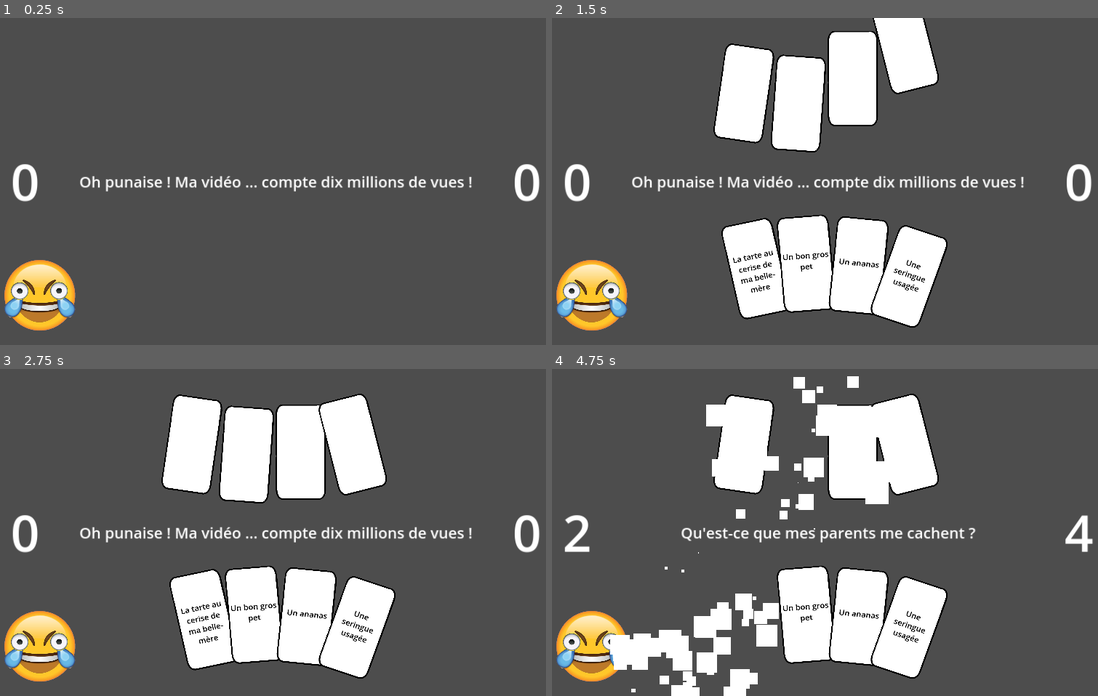
Above: before the commit, frames 1-4 (two rows, left to right).
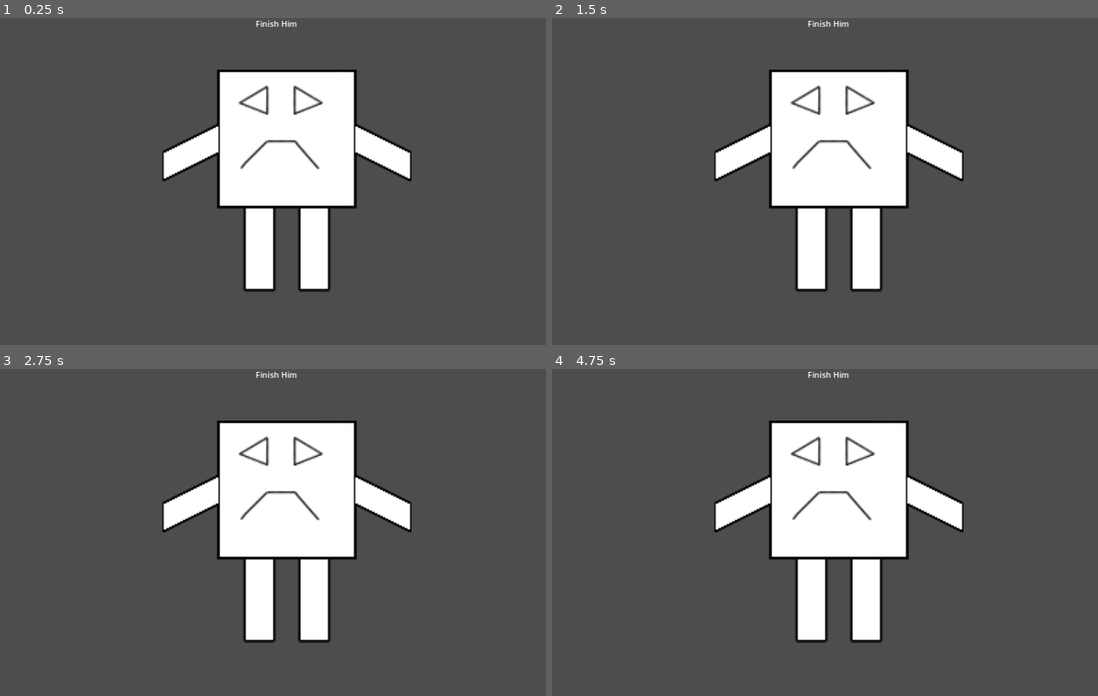
Above: after the commit, the same moments.

Repository: McMaaarty/Crazy-Card-Mania
Game: Godot game, scene res://Scenes/GuillyTime.tscn
Two runs of this game, one before a commit and one after it. Both use one fixed random seed, a clock stepped at 60 frames per second and the inputs below. Before the commit the project starts from res://Scenes/BattleArena.tscn.
Inputs (mouse positions are in pixels of both pictures, inside the frame that each line leads up to):
- Up to frame 1 (0.25 s): no input
- Up to frame 2 (1.5 s): move the mouse to (754, 233) at 0.52 s; hold Right (ui_right) 0.53-1.28 s; move the mouse to (808, 263) at 1.27 s; hold Down (ui_down) from 1.28 s (still down)
- Up to frame 3 (2.75 s): move the mouse to (305, 617) at 2.02 s; release Down (ui_down) at 2.03 s; hold Right (ui_right) from 2.03 s (still down)
- Up to frame 4 (4.75 s): move the mouse to (906, 627) at 2.77 s; release Right (ui_right) at 2.78 s; hold Up (ui_up) 2.78-3.53 s; move the mouse to (1005, 581) at 3.52 s; hold Left (ui_left) 3.53-4.25 s; click (754, 620) at 4.27 s

The runs differ from the first frame. In frame 1, 19% of the frame differs, in the area x 0-99%, y 0-96%; in frame 2, 28%; in frame 3, 25%; in frame 4, 27%.

Commit message:
Creation d'un effet de particule au click sur une zone de MrGuilly et ajout de soundEffect

Diff:
--- a/Scenes/Effects/CardDestroyedEffect.tscn
+++ b/Scenes/Effects/CardDestroyedEffect.tscn
@@ -1,6 +1,6 @@
 [gd_scene load_steps=3 format=3 uid="uid://oymmrumqqek3"]
 
-[ext_resource type="Script" path="res://Scenes/Effects/EffectEnd.gd" id="1_tl8h7"]
+[ext_resource type="Script" path="res://Scripts/Effects/EffectEnd.gd" id="1_rx4hm"]
 
 [sub_resource type="Curve" id="Curve_itveb"]
 max_value = 45.0
@@ -9,7 +9,7 @@
 
 [node name="CardDestroyedEffect" type="Node2D"]
 z_index = 2
-script = ExtResource("1_tl8h7")
+script = ExtResource("1_rx4hm")
 
 [node name="CPUParticles2D" type="CPUParticles2D" parent="."]
 emitting = false
--- a/Scenes/Effects/ConfettiPartyEffect.tscn
+++ b/Scenes/Effects/ConfettiPartyEffect.tscn
@@ -1,6 +1,6 @@
 [gd_scene load_steps=6 format=3 uid="uid://cbn41y2brq4g4"]
 
-[ext_resource type="Script" path="res://Scenes/Effects/EffectEnd.gd" id="1_6admd"]
+[ext_resource type="Script" path="res://Scripts/Effects/EffectEnd.gd" id="1_kfnxj"]
 [ext_resource type="Texture2D" uid="uid://7lkfn8wjotn6" path="res://Assets/Poop.png" id="2_t6o2f"]
 
 [sub_resource type="Curve" id="Curve_yror8"]
@@ -18,7 +18,7 @@
 colors = PackedColorArray(0.701273, 0.330567, 9.62615e-08, 1, 0.54902, 0.388235, 0, 1, 0.3762, 0.418956, 0.187979, 1, 0.236811, 0.17849, 0.116003, 1, 0.787804, 0.583863, 0.153887, 1, 0.615957, 0.27613, 0.1944, 1, 1, 1, 1, 1)
 
 [node name="ConfettiPartyEffect" type="Node2D"]
-script = ExtResource("1_6admd")
+script = ExtResource("1_kfnxj")
 
 [node name="CPUParticles2D" type="CPUParticles2D" parent="."]
 emitting = false
--- /dev/null
+++ b/Scenes/Effects/Explosion.tscn
@@ -0,0 +1,25 @@
+[gd_scene load_steps=3 format=3 uid="uid://dqyb4qtdc4ftm"]
+
+[ext_resource type="Script" path="res://Scripts/Effects/Explosion.gd" id="1_m8tyg"]
+
+[sub_resource type="Curve" id="Curve_xntk8"]
+_data = [Vector2(0, 1), 0.0, 0.0, 0, 0, Vector2(0.989848, 0.389474), 0.0, 0.0, 0, 0]
+point_count = 2
+
+[node name="Explosion" type="Node2D"]
+script = ExtResource("1_m8tyg")
+
+[node name="CPUParticles2D" type="CPUParticles2D" parent="."]
+modulate = Color(0.427451, 0.411765, 0, 1)
+emitting = false
+amount = 60
+lifetime = 0.4
+one_shot = true
+explosiveness = 1.0
+spread = 180.0
+gravity = Vector2(0, 0)
+initial_velocity_min = 50.0
+initial_velocity_max = 150.0
+scale_amount_min = 3.0
+scale_amount_max = 6.0
+scale_amount_curve = SubResource("Curve_xntk8")
--- a/Scenes/Objects/MonsieurGuilly.tscn
+++ b/Scenes/Objects/MonsieurGuilly.tscn
@@ -1,7 +1,8 @@
-[gd_scene load_steps=6 format=3 uid="uid://dlv3jx5bgj4w8"]
+[gd_scene load_steps=7 format=3 uid="uid://dlv3jx5bgj4w8"]
 
-[ext_resource type="Script" path="res://Scenes/Objects/MonsieurGuilly.gd" id="1_on5qc"]
+[ext_resource type="Script" path="res://Scripts/Objects/MonsieurGuilly.gd" id="1_on5qc"]
 [ext_resource type="Texture2D" uid="uid://cjbkcaon86f5u" path="res://Assets/Sprites/Guilli.png" id="2_laprb"]
+[ext_resource type="AudioStream" uid="uid://bcxmn80whw8a5" path="res://Assets/Sounds/ReverbFart.mp3" id="3_h32e3"]
 
 [sub_resource type="AtlasTexture" id="AtlasTexture_fmprr"]
 atlas = ExtResource("2_laprb")
@@ -28,55 +29,58 @@
 [node name="MonsieurGuilly" type="Node2D"]
 script = ExtResource("1_on5qc")
 
-[node name="Area2D" type="Area2D" parent="."]
-
-[node name="CollisionPolygon2D" type="CollisionPolygon2D" parent="Area2D"]
-polygon = PackedVector2Array(-124, -92, -124, 201, 137, 201, 136, -92, 280, -100, 280, -173, -280, -173, -280, -100)
-
-[node name="ButtonVentre" type="Button" parent="Area2D/CollisionPolygon2D"]
-offset_left = -36.0
-offset_top = 37.0
-offset_right = 58.0
-offset_bottom = 160.0
-action_mode = 0
-text = "Ventre"
-
-[node name="ButtonCoteG" type="Button" parent="Area2D/CollisionPolygon2D"]
-offset_left = -121.0
-offset_top = -42.0
-offset_right = -65.0
-offset_bottom = 68.0
-text = "CoteG"
-
-[node name="ButtonCoteD" type="Button" parent="Area2D/CollisionPolygon2D"]
-offset_left = 78.0
-offset_top = -44.0
-offset_right = 134.0
-offset_bottom = 72.0
-text = "CoteD"
-
-[node name="ButtonAisselleG" type="Button" parent="Area2D/CollisionPolygon2D"]
-offset_left = -162.0
-offset_top = -100.0
-offset_right = -102.0
-offset_bottom = -69.0
-text = "AG"
-
-[node name="ButtonAisselleD" type="Button" parent="Area2D/CollisionPolygon2D"]
-offset_left = 114.0
-offset_top = -99.0
-offset_right = 170.0
-offset_bottom = -68.0
-text = "AD"
-
-[node name="Sprite2D" type="Sprite2D" parent="."]
-
 [node name="AnimatedSprite2D" type="AnimatedSprite2D" parent="."]
-position = Vector2(19, -4)
+position = Vector2(19, -6)
 scale = Vector2(2.71134, 2.70245)
 sprite_frames = SubResource("SpriteFrames_p4w4s")
 autoplay = "default"
-frame_progress = 0.568797
+
+[node name="Area2D" type="Area2D" parent="."]
+z_index = -1
+
+[node name="CollisionPolygon2D" type="CollisionPolygon2D" parent="Area2D"]
+z_index = 1
+polygon = PackedVector2Array(-121, -50, -122, 56, -68, 56, -68, 214, 7, 215, 7, 56, 41, 56, 41, 214, 106, 214, 106, 55, 160, 56, 160, -57, 266, -111, 265, -174, 163, -125, 162, -226, -121, -226, -121, -122, -228, -173, -226, -109)
+
+[node name="ButtonVentre" type="Button" parent="Area2D/CollisionPolygon2D"]
+modulate = Color(1, 1, 1, 0)
+offset_left = -20.0
+offset_top = -51.0
+offset_right = 61.0
+offset_bottom = 51.0
+action_mode = 0
+
+[node name="ButtonCoteG" type="Button" parent="Area2D/CollisionPolygon2D"]
+modulate = Color(1, 1, 1, 0)
+offset_left = -137.0
+offset_top = -31.0
+offset_right = -98.0
+offset_bottom = 51.0
+
+[node name="ButtonCoteD" type="Button" parent="Area2D/CollisionPolygon2D"]
+modulate = Color(1, 1, 1, 0)
+offset_left = 140.0
+offset_top = -38.0
+offset_right = 172.0
+offset_bottom = 48.0
+
+[node name="ButtonAisselleG" type="Button" parent="Area2D/CollisionPolygon2D"]
+modulate = Color(1, 1, 1, 0)
+offset_left = -139.0
+offset_top = -72.0
+offset_right = -101.0
+offset_bottom = -41.0
+
+[node name="ButtonAisselleD" type="Button" parent="Area2D/CollisionPolygon2D"]
+modulate = Color(1, 1, 1, 0)
+offset_left = 141.0
+offset_top = -85.0
+offset_right = 178.0
+offset_bottom = -51.0
+
+[node name="AudioPlayer" type="AudioStreamPlayer2D" parent="."]
+position = Vector2(587, 289)
+stream = ExtResource("3_h32e3")
 
 [connection signal="button_down" from="Area2D/CollisionPolygon2D/ButtonVentre" to="." method="_on_button_ventre_button_down"]
 [connection signal="button_down" from="Area2D/CollisionPolygon2D/ButtonCoteG" to="." method="_on_button_cote_g_button_down"]
--- /dev/null
+++ b/Scripts/Effects/Explosion.gd
@@ -0,0 +1,5 @@
+extends Node2D
+
+
+func start_emitting():
+	$CPUParticles2D.emitting = true;
--- a/Scripts/GuillyTime.gd
+++ b/Scripts/GuillyTime.gd
@@ -18,5 +18,5 @@
 
 func tickle():
 	if(mrGuilly.isKo):
-		finishLabel.text = "You WIN !"
+		finishLabel.text = "You WIN ! "
 	pass
--- a/Scenes/Objects/MonsieurGuilly.gd
+++ b/Scripts/Objects/MonsieurGuilly.gd
@@ -1,11 +1,16 @@
 extends Node2D
 
 @export var isKo = false;
-var totalHP = 1000;
-var maxRandom = 20;
+var totalHP = 300;
+var maxRandom = 30;
+var explosion;
 
+
+var sceneTest
 # Called when the node enters the scene tree for the first time.
 func _ready():
+	explosion = preload("res://Scenes/Effects/Explosion.tscn")
+
 	pass # Replace with function body.
 
 
@@ -44,3 +49,16 @@
 
 func reduceHP():
 	totalHP = totalHP-randi() % maxRandom
+	startLaugh()
+	startAnimation()
+
+func startLaugh():
+	$AudioPlayer.stream = StaticData.get_random_fart()
+	$AudioPlayer.play()
+
+func startAnimation():
+	var explose = explosion.instantiate()
+	add_child(explose)
+	explose.position = get_global_mouse_position() - explose.get_parent().position
+	explose.start_emitting()
+	pass
--- a/project.godot
+++ b/project.godot
@@ -11,7 +11,7 @@
 [application]
 
 config/name="Crazy Card Mania"
-run/main_scene="res://Scenes/BattleArena.tscn"
+run/main_scene="res://Scenes/GuillyTime.tscn"
 config/features=PackedStringArray("4.1", "Mobile")
 
 [autoload]
Renamed: Scenes/Effects/EffectEnd.gd -> Scripts/Effects/EffectEnd.gd
